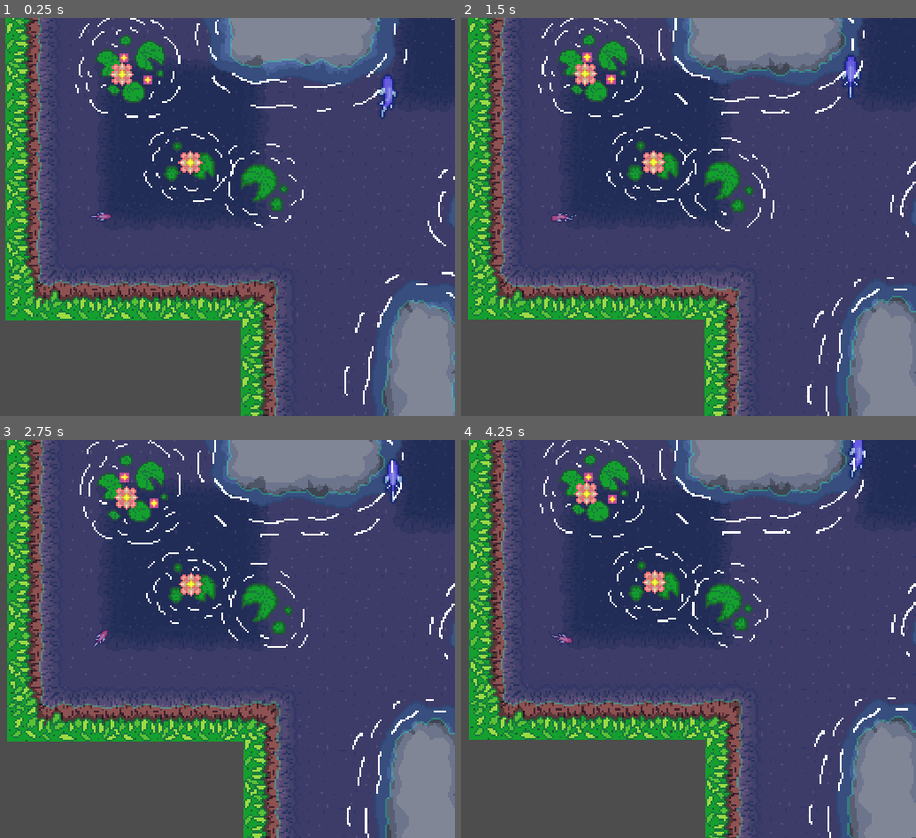
Above: before the commit, frames 1-4 (two rows, left to right).
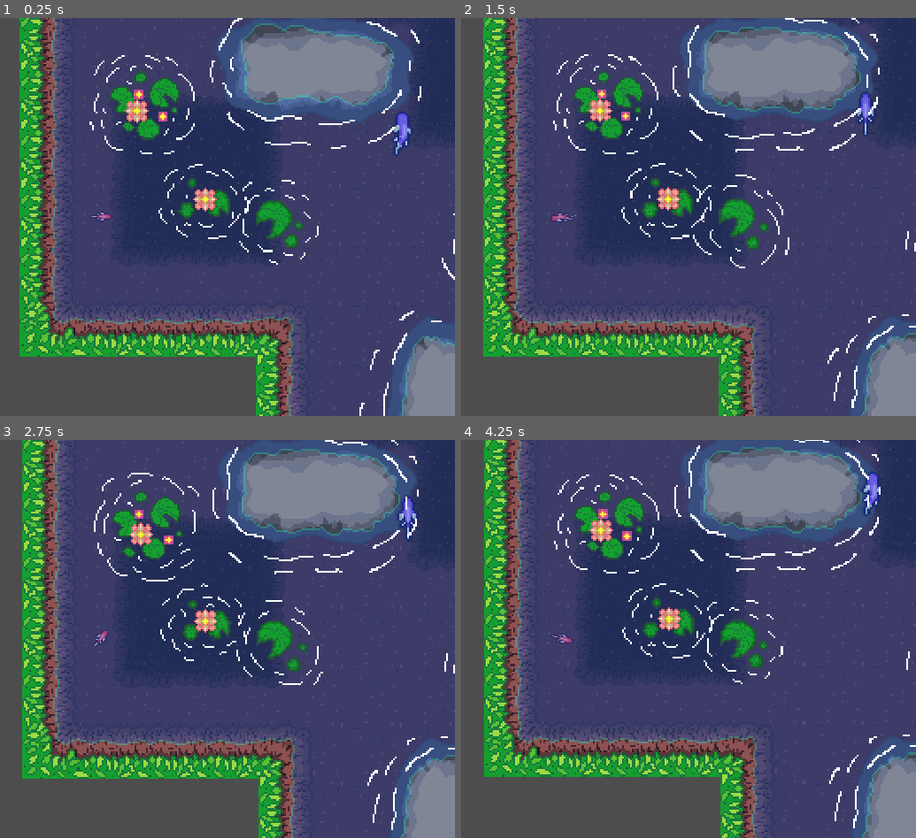
Above: after the commit, the same moments.

Repository: AnsIkky/find_the_way_video_game
Game: Godot game, scene res://Scenes/Levels/level_00.tscn
Same seed, same stepped clock (60 frames per second), same inputs: the game is played once before the commit and once after it. The project has no main scene, so this scene is started directly.
Inputs (mouse positions are in pixels of both pictures, inside the frame that each line leads up to):
- Up to frame 1 (0.25 s): no input
- Up to frame 2 (1.5 s): move the mouse to (715, 197) at 0.52 s; click (715, 197) at 0.6 s; move the mouse to (outside the picture) at 1.27 s; tap W (move) at 1.35 s
- Up to frame 3 (2.75 s): move the mouse to (172, 551) at 2.02 s; click (172, 551) at 2.1 s
- Up to frame 4 (4.25 s): move the mouse to (524, 718) at 2.77 s; tap W (move) at 2.85 s; move the mouse to (774, 698) at 3.52 s; click (774, 698) at 3.6 s

The runs differ from the first frame. In frame 1, 40% of the frame differs, in the area x 1-100%, y 0-100%; in frame 2, 39%; in frame 3, 39%; in frame 4, 39%.

Commit message:
memindahkan repo dari master ke main

Diff:
--- a/Scenes/Levels/level_00.tscn
+++ b/Scenes/Levels/level_00.tscn
@@ -243,14 +243,14 @@
 position = Vector2(72, 496)
 
 [node name="Camera2D" type="Camera2D" parent="."]
-position = Vector2(40, 656)
+position = Vector2(24, 616)
 zoom = Vector2(1.5, 1.5)
 
 [node name="EntityContainer" type="Node2D" parent="." groups=["entity_container"]]
 position = Vector2(448, 640)
 
 [node name="Player" parent="EntityContainer" instance=ExtResource("1_ga7ey")]
-position = Vector2(-408, 16)
+position = Vector2(-424, -24)
 
 [node name="RemoteTransform2D" type="RemoteTransform2D" parent="EntityContainer/Player"]
 remote_path = NodePath("../../../Camera2D")
